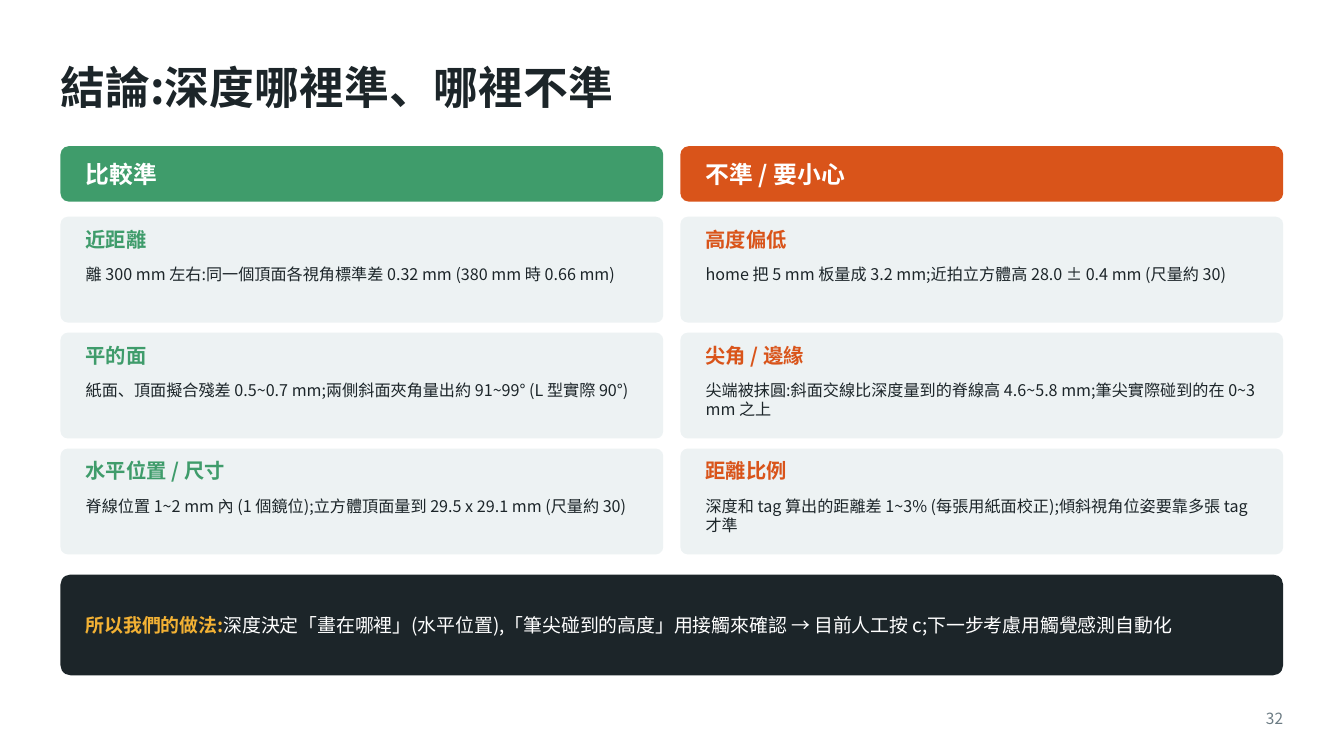
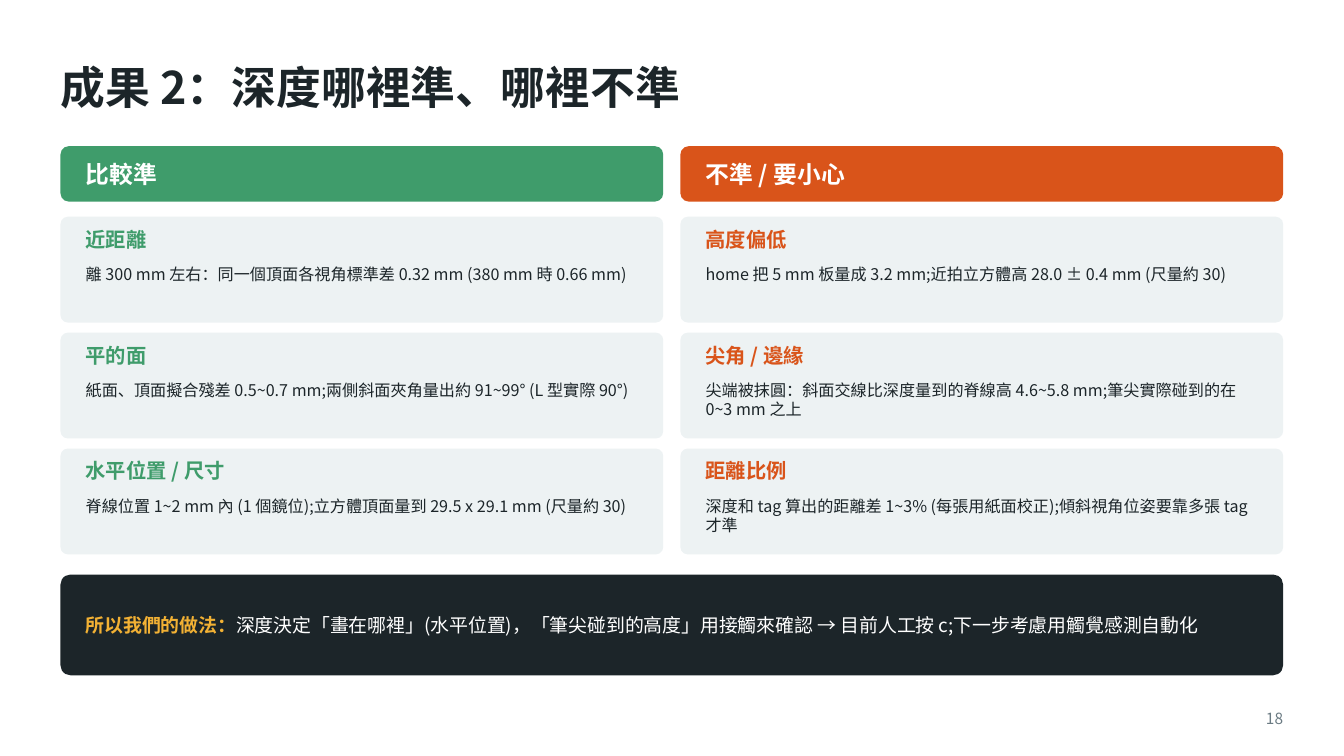
Before and after one commit to Rayyang800/PBL-path-planning, a slide deck: slide 18 of PBL專題規劃報告_三種工件版.pptx (slide 32 before the commit). Drawn at 1344x756 pixels with LibreOffice and Linux fonts; fonts in the diff are those of the drawing. Boxes give left, top, right and bottom in pixels: in the first picture for what was removed or moved away, otherwise in the second. Text is boxed around its words. In the diff, an @@ line names an element or a change of style, - is before the commit and + after.

```diff
--- a/PBL專題規劃報告_三種工件版.pptx
+++ b/PBL專題規劃報告_三種工件版.pptx
@@ title at box(60, 65, 679, 109): text changed @@
-結論:深度哪裡準、哪裡不準
+成果 2：深度哪裡準、哪裡不準
@@ text at box(86, 266, 626, 283): text changed @@
-離 300 mm 左右:同一個頂面各視角標準差 0.32 mm (380 mm 時 0.66 mm)
+離 300 mm 左右：同一個頂面各視角標準差 0.32 mm (380 mm 時 0.66 mm)
@@ text at box(706, 382, 1236, 416): text changed @@
-尖端被抹圓:斜面交線比深度量到的脊線高 4.6~5.8 mm;筆尖實際碰到的在 0~3 mm 之上
+尖端被抹圓：斜面交線比深度量到的脊線高 4.6~5.8 mm;筆尖實際碰到的在 0~3 mm 之上
@@ text at box(86, 616, 1198, 636): text changed @@
-所以我們的做法:深度決定「畫在哪裡」(水平位置),「筆尖碰到的高度」用接觸來確認 → 目前人工按 c;下一步考慮用觸覺感測自動化
+所以我們的做法：深度決定「畫在哪裡」(水平位置)，「筆尖碰到的高度」用接觸來確認 → 目前人工按 c;下一步考慮用觸覺感測自動化
@@ page number at box(1266, 712, 1283, 724): text changed @@
-32
+18
```
Also in this commit, not shown: 18 other slides changed, 12 slides added, 3 slides removed, 12 other files.
